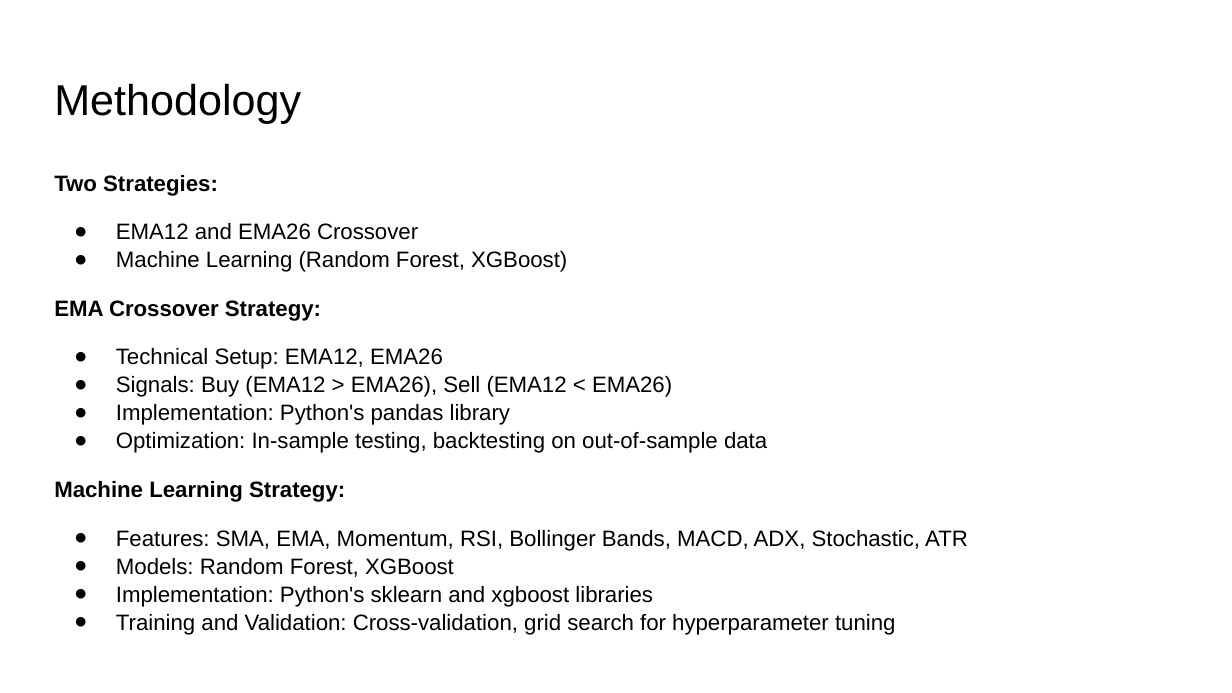
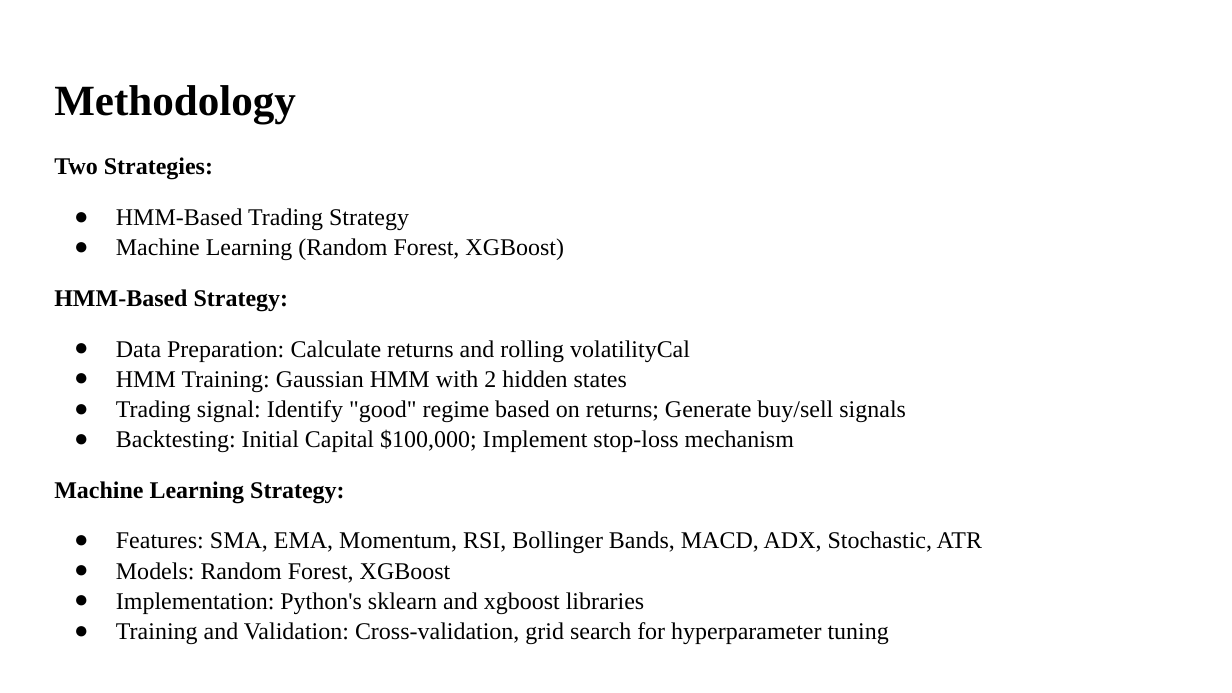
Before and after one commit to astronaut505/tradingtroll, a slide deck: slide 5 of BuyorBye.pptx. Drawn at 1232x693 pixels with LibreOffice and Linux fonts; fonts in the diff are those of the drawing. Boxes give left, top, right and bottom in pixels: in the first picture for what was removed or moved away, otherwise in the second. Text is boxed around its words. In the diff, an @@ line names an element or a change of style, - is before the commit and + after.

```diff
--- a/BuyorBye.pptx
+++ b/BuyorBye.pptx
@@ title "Methodology" at box(54, 85, 296, 124): font Arial to Times New Roman, bold on @@
@@ text "Two Strategies:": place and size @@
-text "Two Strategies:" at box(54, 175, 968, 635)
+text "Two Strategies:" at box(54, 157, 982, 644)
@@ text at box(54, 157, 982, 644): size 13 to 14 pt, font Arial to Times New Roman in "Two Strategies:", "Machine Learning (Random Forest, XGBoost)", "Machine Learning Strategy:", "Features: SMA, EMA, Momentum, RSI, Bollinger Bands, ..." and 3 more places @@
@@ text at box(116, 208, 409, 231): text changed; size 13 to 14 pt; font Arial to Times New Roman @@
-● EMA12 and EMA26 Crossover
+● HMM-Based Trading Strategy
@@ text at box(54, 289, 906, 453): text changed; size 13 to 14 pt; font Arial to Times New Roman @@
-EMA Crossover Strategy:
-● Technical Setup: EMA12, EMA26
-● Signals: Buy (EMA12 > EMA26), Sell (EMA12 < EMA26)
-● Implementation: Python's pandas library
-● Optimization: In-sample testing, backtesting on out-of-sample data
+HMM-Based Strategy:
+● Data Preparation: Calculate returns and rolling volatilityCal
+● HMM Training: Gaussian HMM with 2 hidden states
+● Trading signal: Identify "good" regime based on returns; Generate buy/sell signals
+● Backtesting: Initial Capital $100,000; Implement stop-loss mechanism
```
Also in this commit, not shown: 7 other slides changed, 3 slides added, 1 slide removed, 2 other files.
